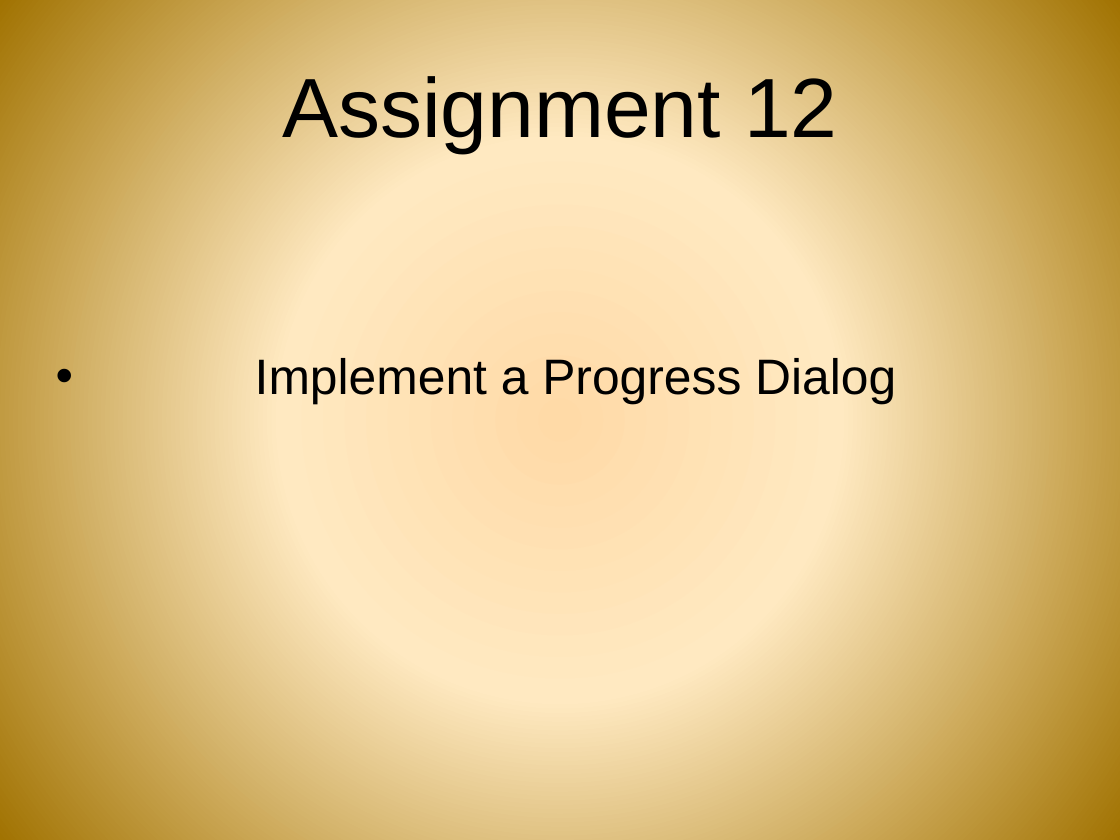
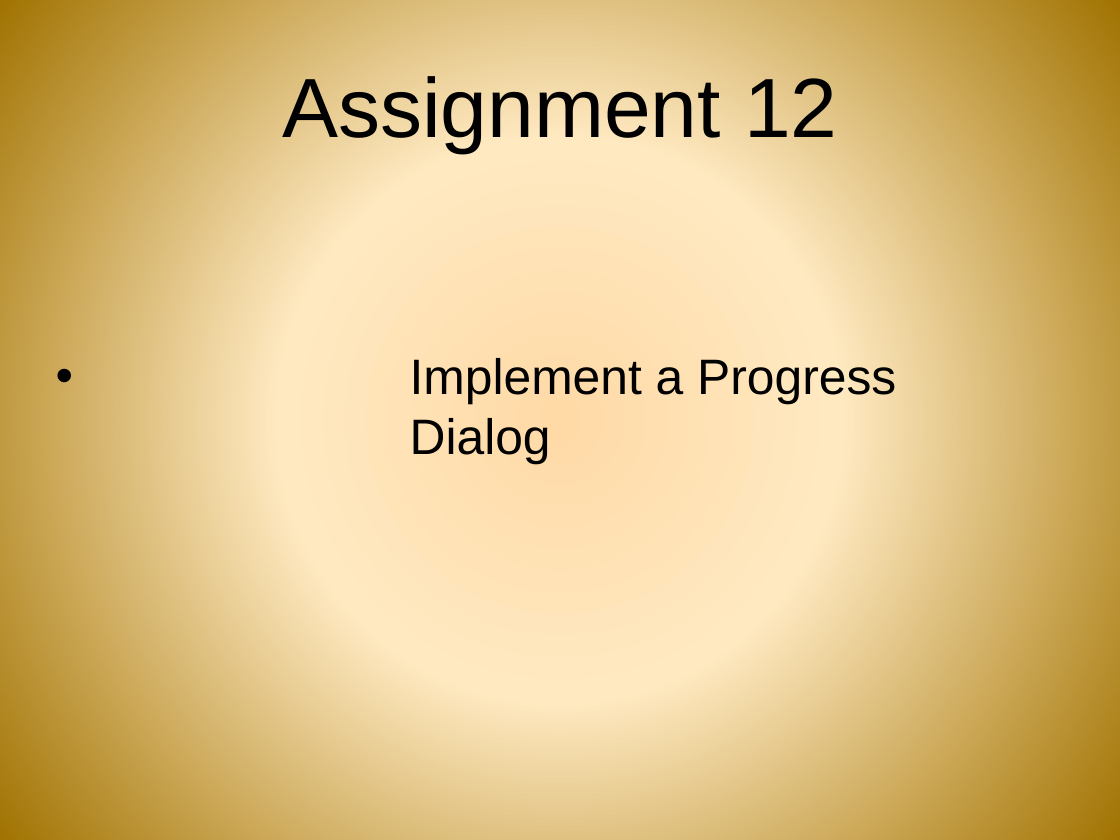
Before and after one commit to androidbootcamp/Course-Material, a slide deck: slide 5 of Day4/day_4.pptx. Drawn at 1120x840 pixels with LibreOffice and Linux fonts; fonts in the diff are those of the drawing; background and template pictures are left out. Boxes give left, top, right and bottom in pixels: in the first picture for what was removed or moved away, otherwise in the second. Text is boxed around its words. In the diff, an @@ line names an element or a change of style, - is before the commit and + after.

```diff
--- a/Day4/day_4.pptx
+++ b/Day4/day_4.pptx
@@ text "Implement a Progress Dialog" at (x1=410, y1=358, x2=896, y2=464): indent changed @@
```
Also in this commit, not shown: 10 other slides changed.
